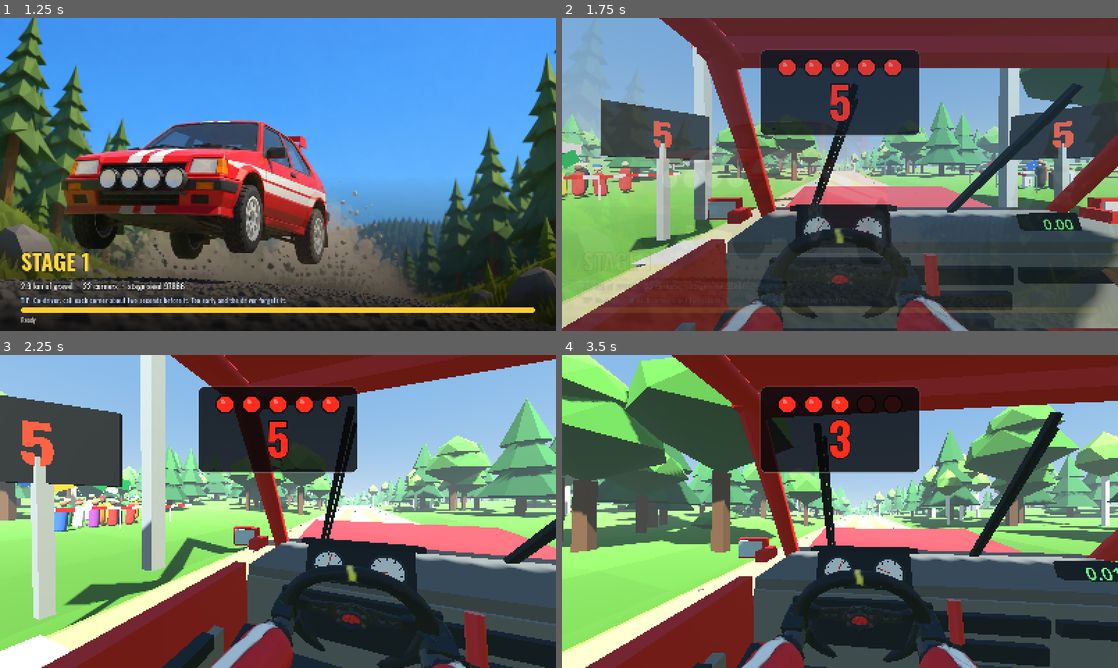
Above: before the commit, frames 1-4 (two rows, left to right).
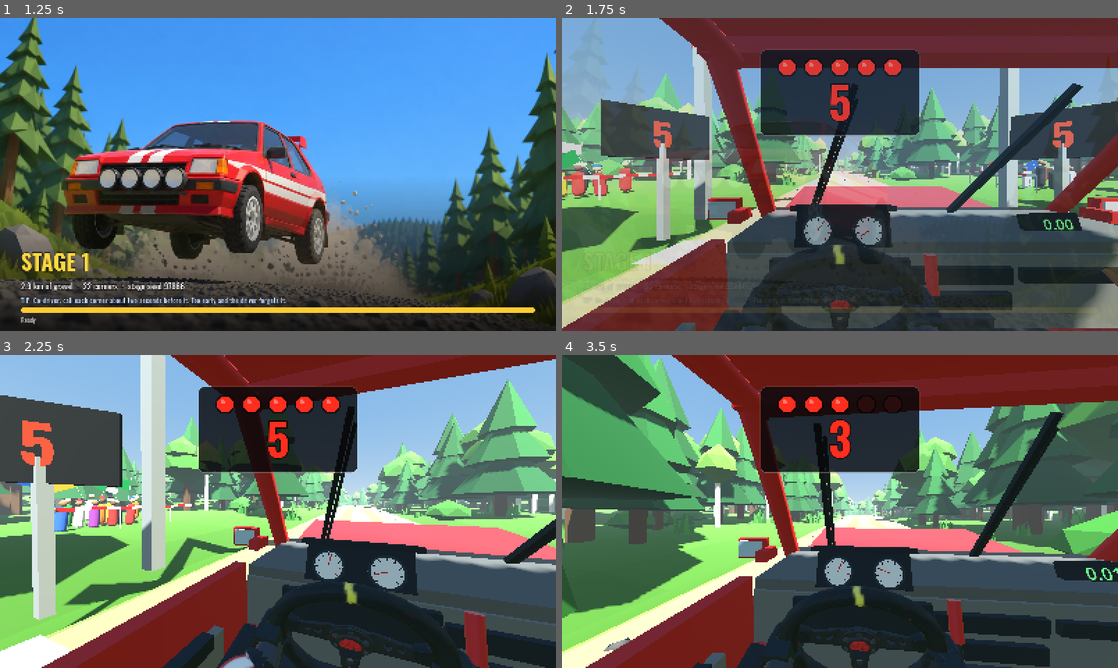
Above: after the commit, the same moments.

Repository: pbelfand-dot/Stock-multiplay-game
Game: Godot game, scene res://scenes/main.tscn
Same seed, same stepped clock (60 frames per second), same inputs: the game is played once before the commit and once after it.
Inputs (mouse positions are in pixels of both pictures, inside the frame that each line leads up to):
- Up to frame 1 (1.25 s): click "DRIVE SOLO · AI CO-DRIVER" at 0.5 s
- Up to frame 2 (1.75 s): tap Enter (ready) at 1.25, 1.35 s; move the mouse to (867, 174) at 1.27 s; hold Up from 1.28 s (still down); tap F (wipers) at 1.55 s
- Up to frame 3 (2.25 s): keep holding Up; move the mouse to (250, 511) at 2.02 s; tap F (wipers) at 2.1 s
- Up to frame 4 (3.5 s): keep holding Up; tap Tab at 2.3 s; move the mouse to (851, 505) at 2.77 s; hold Tab from 2.78 s (still down); tap Enter (ready) at 3.05 s

Frame 1 is identical in both runs. In frame 2, 15% of the frame differs, in the area x 0-100%, y 16-100%; in frame 3, 20%; in frame 4, 38%, in the area x 0-100%, y 0-100%.

Commit message:
SHOTGUN RALLY: mud splats, steering wheel clear of the dash, a much fuller forest
- mud: cartoon splats instead of an even brown layer - a big one right where
  the driver looks at the road, 3-7 more across the glass (more the harder
  the hit), lumpy outlines with spikes, flicked droplets, drips that slowly
  run down, a dark rim and a wet highlight; the wipers leave soft smears; the
  same seed makes the same splats on both machines
- steering wheel: 10 cm nearer the driver (WHEEL_C z -0.27 -> -0.17): the rim
  went through the dash face, the instrument hood and the binnacle; now ~4 cm
  clear of all of them, and lower in view (below the windshield's bottom edge)
- forest: ~30,000 trees a stage (was ~10,000): a thicker wall along the road,
  denser bands behind, a far belt out to 150 m on extended ground (no shadows,
  drawn within 340 m: the fog has the rest), ferns along the verges; trees a
  little bigger; the stage still builds in ~0.7 s
- network: a car no longer streams until the game says both machines have
  loaded (stream_ok defaulted to on, so a car still being built could talk to
  a machine with no Car yet: "Node not found: Main/Game/Car"), and before a
  reload the host pauses the stream for 0.3 s so the last packets land first
- README + screenshots (driver view, mud, chase)

Co-Authored-By: Claude Opus 5.5 <noreply@anthropic.com>
Claude-Session: https://claude.ai/code/session_01NXYqac7qKp55iHA8gZ85EC

Diff:
--- a/shotgun-rally/scripts/main.gd
+++ b/shotgun-rally/scripts/main.gd
@@ -102,9 +102,20 @@
 
 func next_stage(s: int, n: int) -> void:
 	if Net.online():
+		# first everyone stops streaming the car, and the last packets land while the old
+		# stage is still there; only then both rebuild (otherwise the driver's old car can
+		# still be talking to a Game that's busy building and has no Car yet)
+		pause_stream.rpc()
+		await get_tree().create_timer(0.3).timeout
 		load_stage.rpc(s, n)
 	else:
 		load_stage(s, n)
+
+
+@rpc("authority", "call_local", "reliable")
+func pause_stream() -> void:
+	if game:
+		game.all_loaded = false                      # crew_ready() false: the car stops streaming
 
 
 @rpc("authority", "call_local", "reliable")
--- a/shotgun-rally/scripts/stage/stage_builder.gd
+++ b/shotgun-rally/scripts/stage/stage_builder.gd
@@ -26,10 +26,12 @@
 ## Ground beyond the road, each side, at the normal width (moves out with a
 ## wider road): [d, height above the road, noise amplitude]
 const GROUND_X := [[2.9, -0.2, 0.0], [4.3, -0.5, 0.0], [6.0, -0.15, 0.15], [10.0, 0.1, 0.5],
-	[18.0, 0.3, 1.2], [30.0, 0.6, 2.2], [50.0, 1.0, 3.2], [78.0, 1.6, 4.5]]
+	[18.0, 0.3, 1.2], [30.0, 0.6, 2.2], [50.0, 1.0, 3.2], [78.0, 1.6, 4.5], [112.0, 2.3, 5.5], [154.0, 3.0, 6.5]]
 
 const CHUNK := 160.0                # trees are grouped per this much road ...
 const TREE_DRAW := 520.0            # ... and a group further away than this isn't drawn
+const FAR_DRAW := 340.0             # the far belt (76-150 m off the road): drawn closer than this (the fog has the rest)
+const FERN_DRAW := 150.0            # the ferns and undergrowth along the verges
 
 var st
 var start_clocks: Array = []        # the countdown boards at the start line (driver's side, co-driver's side)
@@ -414,9 +416,11 @@
 		var extra: float = st.widths[i] * 0.5 - 2.8              # a wider road: the trees stand back
 		for side in [-1.0, 1.0]:
 			var inside: bool = signf(k) == side and absf(k) > 1.0 / 160.0
-			# [from, to (m off the centreline), chance, how many tries]
-			var slots: Array = [[5.0, 9.0, 0.95 if inside else 0.6, 1],     # the wall along the road
-				[9.0, 18.0, 0.9, 2], [18.0, 40.0, 0.85, 3], [40.0, 76.0, 0.8, 3]]
+			# [from, to (m off the centreline), chance, how many tries]: a dense wall along
+			# the road, thick forest behind it, and a far belt out to 150 m so it never
+			# opens up into empty grass
+			var slots: Array = [[5.0, 9.0, 0.95 if inside else 0.7, 2],     # the wall along the road
+				[9.0, 18.0, 0.9, 5], [18.0, 40.0, 0.85, 7], [40.0, 76.0, 0.85, 5], [76.0, 150.0, 0.8, 8]]
 			if inside:
 				slots.append([4.6, 7.5, 0.8, 1])                           # thicker on the inside of bends
 			for sl in slots:
@@ -432,11 +436,15 @@
 					var kind: String = ["pine", "pine", "pine", "round", "birch", "bush"][_rng.randi() % 6]
 					if d - extra < 6.0 and kind == "bush":
 						kind = "round"
-					var sc := _rng.randf_range(0.8, 1.4)
+					if sl[0] >= 76.0:
+						kind = (["pine", "pine", "round", "birch"][_rng.randi() % 4]) + "_far"   # no shadows, drawn nearer
+					var sc := _rng.randf_range(0.85, 1.55)
 					var xf := Transform3D(Basis(Vector3.UP, _rng.randf() * TAU).scaled(Vector3.ONE * sc), p)
 					var ci := int(s / CHUNK)
 					if not chunks.has(ci):
-						chunks[ci] = {"pine": [], "round": [], "birch": [], "bush": []}
+						chunks[ci] = {}
+					if not chunks[ci].has(kind):
+						chunks[ci][kind] = []
 					chunks[ci][kind].append(xf)
 					tree_count += 1
 					if d - extra < 10.0 and kind != "bush":
@@ -447,8 +455,30 @@
 						cs.shape = cyl
 						cs.position = p + Vector3.UP * 2.0
 						trunks.add_child(cs)
+	# undergrowth: ferns between the ditch and the trees (no collision: you drive through them)
+	for i in range(0, n, 2):
+		var s: float = i * st.STEP
+		if s < st.START_S - 30.0:
+			continue
+		var c: Vector3 = st.pts[i]
+		var r: Vector3 = st.right_at(s)
+		var extra: float = st.widths[i] * 0.5 - 2.8
+		for side in [-1.0, 1.0]:
+			for t in 3:
+				var d: float = _rng.randf_range(4.4, 14.0) + extra
+				var p: Vector3 = c + r * (d * side) + st.forward_at(s) * _rng.randf_range(-2.0, 2.0)
+				if _near_road(p, 4.0 + maxf(extra, 0.0)) or _in_clearing(p):
+					continue
+				p.y = _ground_height(c.y, d - extra, p) - 0.05
+				var xf := Transform3D(Basis(Vector3.UP, _rng.randf() * TAU).scaled(Vector3.ONE * _rng.randf_range(0.7, 1.3)), p)
+				var ci := int(s / CHUNK)
+				if not chunks.has(ci):
+					chunks[ci] = {}
+				if not chunks[ci].has("fern"):
+					chunks[ci]["fern"] = []
+				chunks[ci]["fern"].append(xf)
 	var meshes := {}
-	for kind in ["pine", "round", "birch", "bush"]:
+	for kind in ["pine", "round", "birch", "bush", "fern"]:
 		meshes[kind] = _tree_mesh(kind)
 	var mat := MeshBuf.material()
 	for ci in chunks:
@@ -458,7 +488,7 @@
 				continue
 			var mm := MultiMesh.new()
 			mm.transform_format = MultiMesh.TRANSFORM_3D
-			mm.mesh = meshes[kind]
+			mm.mesh = meshes[kind.trim_suffix("_far")]
 			mm.instance_count = list.size()
 			for j in list.size():
 				mm.set_instance_transform(j, list[j])
@@ -466,10 +496,10 @@
 			mmi.name = "Trees_%d_%s" % [ci, kind]
 			mmi.multimesh = mm
 			mmi.material_override = mat
-			mmi.visibility_range_end = TREE_DRAW
+			mmi.visibility_range_end = FAR_DRAW if kind.ends_with("_far") else (FERN_DRAW if kind == "fern" else TREE_DRAW)
 			mmi.visibility_range_end_margin = 40.0
 			mmi.visibility_range_fade_mode = GeometryInstance3D.VISIBILITY_RANGE_FADE_DISABLED
-			if kind == "bush":
+			if kind == "bush" or kind == "fern" or kind.ends_with("_far"):
 				mmi.cast_shadow = GeometryInstance3D.SHADOW_CASTING_SETTING_OFF
 			add_child(mmi)
 
@@ -532,6 +562,14 @@
 			_blob(mb, Vector3(0, 4.3, 0), Vector3(1.3, 1.6, 1.3), Color(0.45, 0.66, 0.28))
 		"bush":
 			_blob(mb, Vector3(0, 0.55, 0), Vector3(1.2, 0.8, 1.2), Color(0.26, 0.5, 0.2))
+		"fern":
+			# a spiky clump: a few leaning fronds (thin cones) round a middle
+			var fg := [Color(0.22, 0.48, 0.18), Color(0.28, 0.56, 0.2), Color(0.18, 0.42, 0.16)]
+			for k in 5:
+				var a := k * TAU / 5.0
+				var lean := Vector3(cos(a), 0.0, sin(a)) * 0.28
+				_cone(mb, lean, 0.16, 0.75, 4, fg[k % 3])
+			_cone(mb, Vector3.ZERO, 0.2, 0.9, 5, fg[1])
 	return mb.mesh()
 
 
--- a/shotgun-rally/scripts/vehicle/cockpit.gd
+++ b/shotgun-rally/scripts/vehicle/cockpit.gd
@@ -3,7 +3,8 @@
 ## cage, grey dash, black wheel, a gear stick with a red knob, the red hood
 ## out front. Two crew: the DRIVER (left, red helmet) with hands that follow
 ## the wheel, and the CO-DRIVER (right, blue helmet) holding the map board.
-## Also the windshield mud (a splat covers ALL of it) and the two wipers that
+## Also the windshield mud (cartoon splats from a puddle: one always right in
+## front of the driver, with flicked droplets and drips that run down) and the two wipers that
 ## clear their arcs of it, a bit more each stroke; the corners stay dirty.
 ## A child of the car, so it moves with it. Car-local units: the car faces -Z,
 ## origin = chassis middle at wheel-mount height (the ground is ~0.56 below).
@@ -29,7 +30,7 @@
 const SUIT_C := Color(0.14, 0.24, 0.62)
 const EYE_DRIVER := Vector3(-0.37, 0.6, 0.26)
 const EYE_CODRIVER := Vector3(0.37, 0.6, 0.26)
-const WHEEL_C := Vector3(-0.37, 0.26, -0.27)
+const WHEEL_C := Vector3(-0.37, 0.26, -0.17)        # clear of the dash, the binnacle and its hood (rim top 4 cm off them)
 const WHEEL_R := 0.18
 const WHEEL_TILT := 0.42                      # rad back from vertical
 ## The windshield: bottom edge (cowl) and top edge, car-local.
@@ -48,6 +49,8 @@
 var swept := [0.0, 0.0]                       # deg each wiper has swept since the last splat
 var residue := [1.0, 1.0]                     # mud left inside each wiper's arc (1 = untouched)
 var mud_seed := 0.0
+var _mud_age := 0.0                            # s since the splat (the drips run down)
+var _splats := PackedVector4Array()            # [x, y (m on the glass from its bottom-centre), radius, seed]
 var wipe_strokes := 0                          # strokes left to do
 var _wiper_t := 0.0
 var _wiper_pivots: Array = []
@@ -371,8 +374,11 @@
 	sh.code = """
 shader_type spatial;
 render_mode unshaded, cull_disabled, depth_draw_never, blend_mix;
-uniform float mud = 0.0;             // 0..1 thickness over the whole glass
+uniform float mud = 0.0;             // 0..1: 1 = fresh; lower thins the splats down to their middles
 uniform vec2 size_m;                 // the glass, metres
+uniform vec4 splats[8];              // x, y (m from the bottom-centre), radius, seed
+uniform int count = 0;
+uniform float age = 0.0;             // s since the splat: the drips run down
 uniform vec2 pivots[2];              // wiper pivots, metres from the bottom-centre
 uniform float swept[2];              // radians each wiper has swept (from park)
 uniform float residue[2];            // mud left inside each wiped arc
@@ -384,24 +390,62 @@
 	vec2 i = floor(p); vec2 f = fract(p); f = f * f * (3.0 - 2.0 * f);
 	return mix(mix(hash(i), hash(i + vec2(1, 0)), f.x), mix(hash(i + vec2(0, 1)), hash(i + vec2(1, 1)), f.x), f.y);
 }
+// how far inside one splat p is, in its radii (> 0 inside): a lumpy blob with
+// spikes, droplets flicked out around it, and drips running down from it
+float splat(vec2 p, vec4 s) {
+	vec2 d = p - s.xy;
+	float R = s.z;
+	float sd = s.w;
+	float ang = atan(d.y, d.x);
+	float edge = R * (0.78 + 0.11 * sin(ang * 3.0 + sd) + 0.07 * sin(ang * 5.0 + sd * 2.1) + 0.05 * sin(ang * 11.0 + sd * 3.7));
+	edge += pow(max(sin(ang * 7.0 + sd * 1.3), 0.0), 14.0) * R * 0.5;
+	float f = (edge - length(d)) / R;
+	for (int k = 0; k < 7; k++) {
+		float a = hash(vec2(sd, float(k))) * 6.2832;
+		float dist = R * (1.12 + hash(vec2(float(k), sd)) * 0.75);
+		float rr = R * (0.04 + 0.08 * hash(vec2(sd * 1.7, float(k) * 3.1)));
+		f = max(f, (rr - length(p - s.xy - vec2(cos(a), sin(a)) * dist)) / R);
+	}
+	for (int k = 0; k < 3; k++) {
+		float hx = hash(vec2(sd * 2.3, float(k) * 7.0));
+		if (hx < 0.3) { continue; }
+		float x = s.x + (hash(vec2(float(k) * 1.3, sd)) - 0.5) * 1.1 * R;
+		float y0 = s.y - 0.5 * R;
+		float len = min(R * (0.5 + hx), age * (0.02 + 0.05 * hx));
+		float w = R * (0.045 + 0.035 * hx);
+		f = max(f, (w - length(p - vec2(x, clamp(p.y, y0 - len, y0)))) / R);
+		f = max(f, (w * 1.6 - length(p - vec2(x, y0 - len))) / R);
+	}
+	return f;
+}
 void fragment() {
 	vec2 p = vec2((UV.x - 0.5) * size_m.x, (1.0 - UV.y) * size_m.y);
 	float n = vnoise(p * 9.0 + seed) * 0.6 + vnoise(p * 23.0 - seed) * 0.4;
-	float a = mud * (0.93 + 0.07 * n);
+	float f = -1.0;
+	for (int i = 0; i < count; i++) {
+		f = max(f, splat(p, splats[i]));
+	}
+	float th = (1.0 - mud) * 0.4;                      // thinning: only the thick middles stay
+	float a = smoothstep(th, th + max(fwidth(f), 0.004), f);
 	for (int i = 0; i < 2; i++) {
-		vec2 d = p - pivots[i];
-		float r = length(d);
-		float ang = atan(d.y, d.x);
-		// a ragged edge where the blade stopped
-		float edge = park + swept[i] + (n - 0.5) * 0.08;
-		if (r > 0.05 && r < reach + (n - 0.5) * 0.03 && ang > park - 0.05 && ang < edge) {
-			a *= residue[i] + (1.0 - residue[i]) * smoothstep(0.75, 1.0, n) * 0.3;   // streaks
+		vec2 dd = p - pivots[i];
+		float r = length(dd);
+		float ang = atan(dd.y, dd.x);
+		// a ragged edge where the blade stopped; inside, smeared streaks
+		float stop = park + swept[i] + (n - 0.5) * 0.08;
+		if (r > 0.05 && r < reach + (n - 0.5) * 0.03 && ang > park - 0.05 && ang < stop) {
+			a *= residue[i] * (0.4 + 0.6 * smoothstep(0.78, 0.9, fract(r * 30.0 + n * 1.5)));
 		}
 	}
-	vec3 dark = vec3(0.22, 0.15, 0.08);
-	vec3 light = vec3(0.42, 0.31, 0.18);
-	ALBEDO = mix(dark, light, n);
-	ALPHA = clamp(a, 0.0, 0.98);
+	// cartoon colour: a darker rim, the mud, a glossy wet highlight in the thick parts
+	vec3 mud_col = mix(vec3(0.36, 0.25, 0.13), vec3(0.45, 0.33, 0.18), n);
+	vec3 rim_col = vec3(0.2, 0.13, 0.07);
+	float rim = 1.0 - smoothstep(th + 0.02, th + 0.14, f);
+	vec3 col = mix(mud_col, rim_col, rim * 0.85);
+	float shine = step(0.4, f) * step(0.72, vnoise(p * 6.0 + seed * 1.7 + vec2(0.0, 0.6)));
+	col = mix(col, vec3(0.7, 0.58, 0.42), shine * 0.6);
+	ALBEDO = col;
+	ALPHA = clamp(a, 0.0, 0.97);
 }
 """
 	return sh
@@ -542,17 +586,34 @@
 	_mud_mat.set_shader_parameter("swept", PackedFloat32Array([deg_to_rad(swept[0]), deg_to_rad(swept[1])]))
 	_mud_mat.set_shader_parameter("residue", PackedFloat32Array(residue))
 	_mud_mat.set_shader_parameter("seed", mud_seed)
+	_mud_age += dt
+	_mud_mat.set_shader_parameter("age", _mud_age)
 
 
 # ── mud + wipers ──────────────────────────────────────────────────────────
 
-## A splat from a puddle: the WHOLE windshield goes brown, wiped arcs too.
-## (`amount` is kept for later: today every splat covers it all.)
-func splat(_amount: float, seed_value: int) -> void:
+## A splat from a puddle: a big cartoon splat right in front of the driver, a
+## few more across the glass (more the harder the hit), droplets and drips.
+## Same seed -> the same splats on both machines.
+func splat(amount: float, seed_value: int) -> void:
 	mud = 1.0
 	swept = [0.0, 0.0]
 	residue = [1.0, 1.0]
 	mud_seed = float(seed_value % 1000) * 0.37
+	_mud_age = 0.0
+	var rng := RandomNumberGenerator.new()
+	rng.seed = seed_value
+	var h := (WS_TOP - WS_BOTTOM).length()
+	_splats = PackedVector4Array()
+	# the one that matters: where the driver looks at the road
+	_splats.append(Vector4(EYE_DRIVER.x + rng.randf_range(-0.1, 0.1), h * rng.randf_range(0.36, 0.5),
+		rng.randf_range(0.27, 0.34), rng.randf() * 100.0))
+	var n := 3 + int(clampf(amount, 0.0, 1.0) * 4.0)
+	for k in n:
+		_splats.append(Vector4(rng.randf_range(-WS_W * 0.45, WS_W * 0.45), h * rng.randf_range(0.15, 0.85),
+			rng.randf_range(0.09, 0.22), rng.randf() * 100.0))
+	_mud_mat.set_shader_parameter("splats", _splats)
+	_mud_mat.set_shader_parameter("count", _splats.size())
 
 
 ## 0..1: how much of the view is still blocked (the AI co-driver reacts to it).
--- a/shotgun-rally/scripts/vehicle/rally_car.gd
+++ b/shotgun-rally/scripts/vehicle/rally_car.gd
@@ -102,7 +102,8 @@
 var inp := {"steer": 0.0, "throttle": 0.0, "brake": 0.0, "handbrake": false}
 var analog_steer := false          # controller: no easing
 var simulate := true
-var stream_ok := true              # the game turns this off until both machines have loaded
+var stream_ok := false             # quiet until the game says both machines have loaded (a car still being
+                                   # built must not talk to a machine that has no Car yet)
 var states_received := 0           # co-driver side: stream packets in (tests)
 var steer := 0.0                   # front wheel angle (rad, + = right)
 var speed := 0.0                   # along the car (m/s, + = forward)
Binary file changed: shotgun-rally/docs/screens/chase.jpg
Binary file changed: shotgun-rally/docs/screens/driver.jpg
Binary file changed: shotgun-rally/docs/screens/mud.jpg
Not shown, changed: shotgun-rally/README.md
